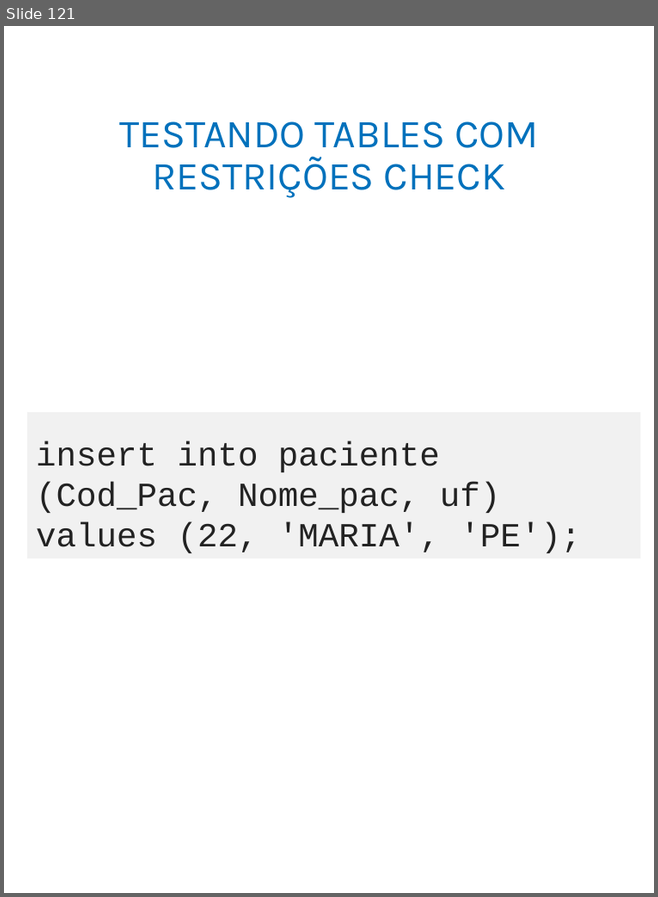
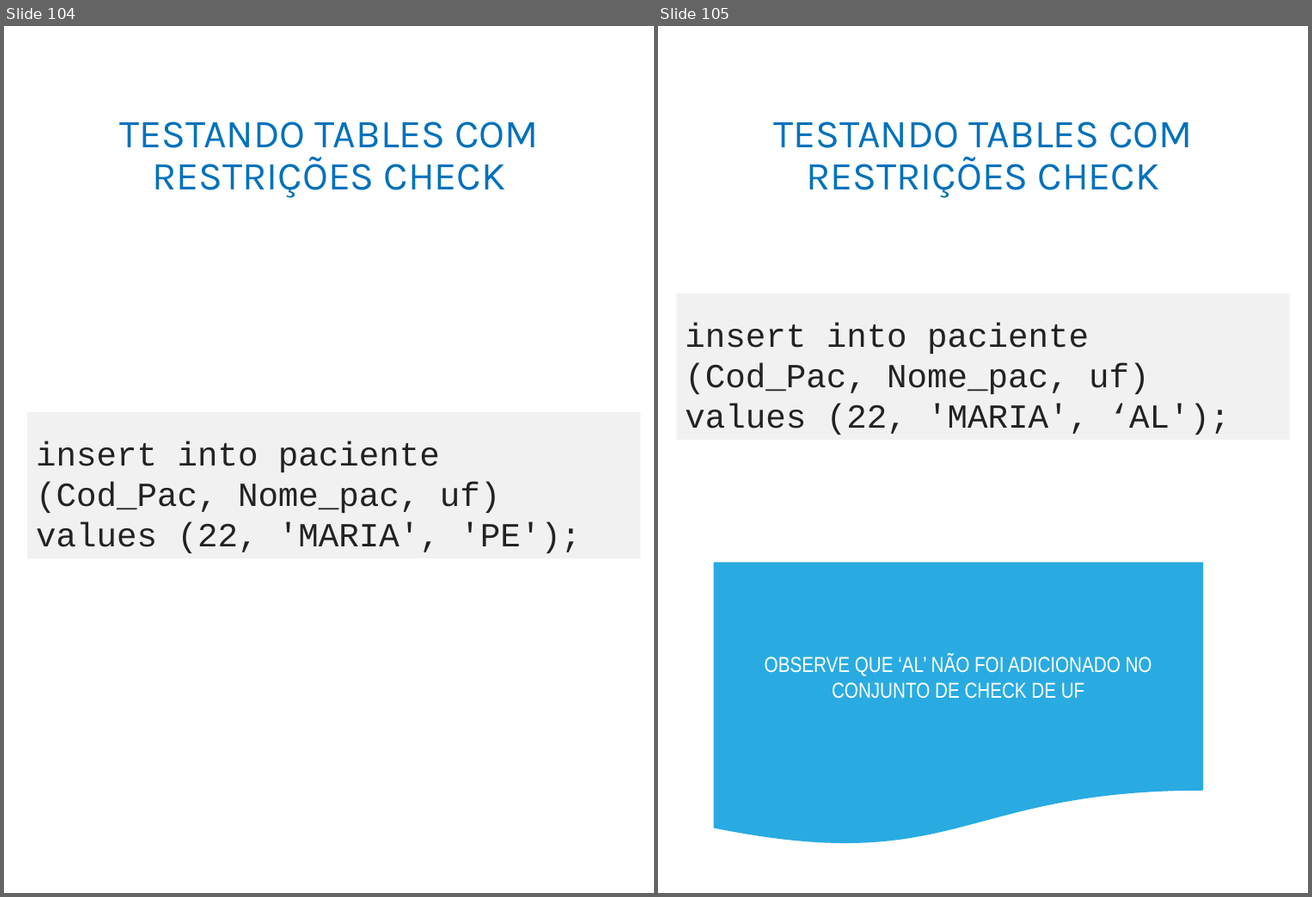
Before and after one commit to adilsonlopesoracle/BancodeDados_Olinda, a slide deck: BANCO DE DADOS_Atualizado.pptx. Shown side by side, each under a label of ours: slide 121 before the commit, slides 104 and 105 after it. The pictures are 658x897 and 1312x897 pixels, drawn with LibreOffice and Linux fonts; fonts in the diff are those of the drawing. Boxes give left, top, right and bottom in pixels: in the first picture for what was removed or moved away, otherwise in the second. Text is boxed around its words. In the diff, an @@ line names an element or a change of style, - is before the commit and + after.

```diff
--- a/BANCO DE DADOS_Atualizado.pptx
+++ b/BANCO DE DADOS_Atualizado.pptx
@@ slide 105 added at [658, 26, 1308, 893], background #FFFFFF @@
@@ title added at [773, 121, 1192, 198], 33 pt, text #0071BC @@
+TESTANDO TABLES COM RESTRIÇÕES CHECK
@@ rectangle added at [676, 293, 1290, 440], fill #F1F1F1, 28 pt, text #222222 @@
+insert into paciente (Cod_Pac, Nome_pac, uf) values (22, 'MARIA', ‘AL');
@@ flow chart document added at [714, 563, 1203, 847], fill #29ABE2, 18 pt, text #FFFFFF @@
+OBSERVE QUE ‘AL’ NÃO FOI ADICIONADO NO CONJUNTO DE CHECK DE UF
@@ what was slide 121 is now slide 104 @@
```
Also in this commit, not shown: 2 slides changed, 27 other slides added.
